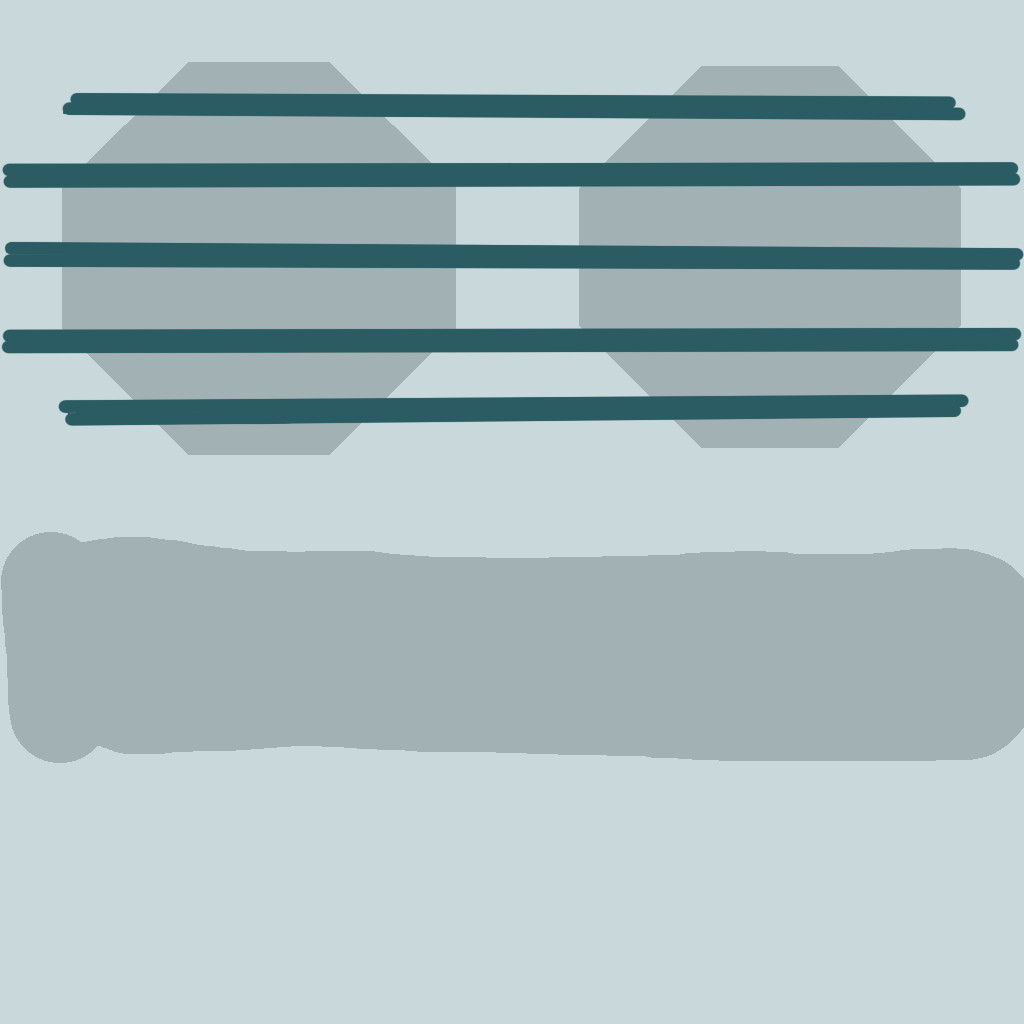
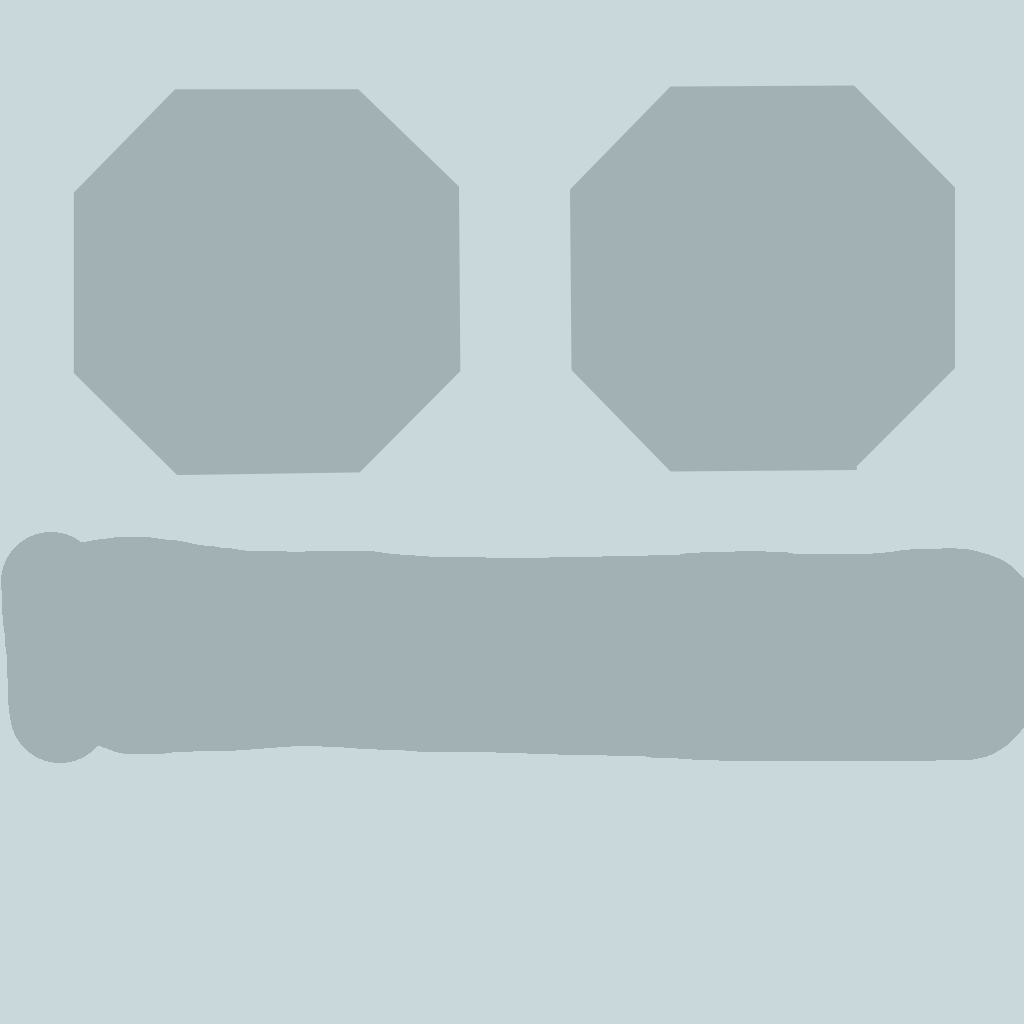
Revision of a layered 1024px x 1024px image; what changed, layer by layer:
hid "Layer3" over <box>1,92,1024,427</box>
added layer "Taso 1" above "Layer2" over <box>73,85,955,476</box>
painted on "Layer2" over <box>62,62,961,455</box>
